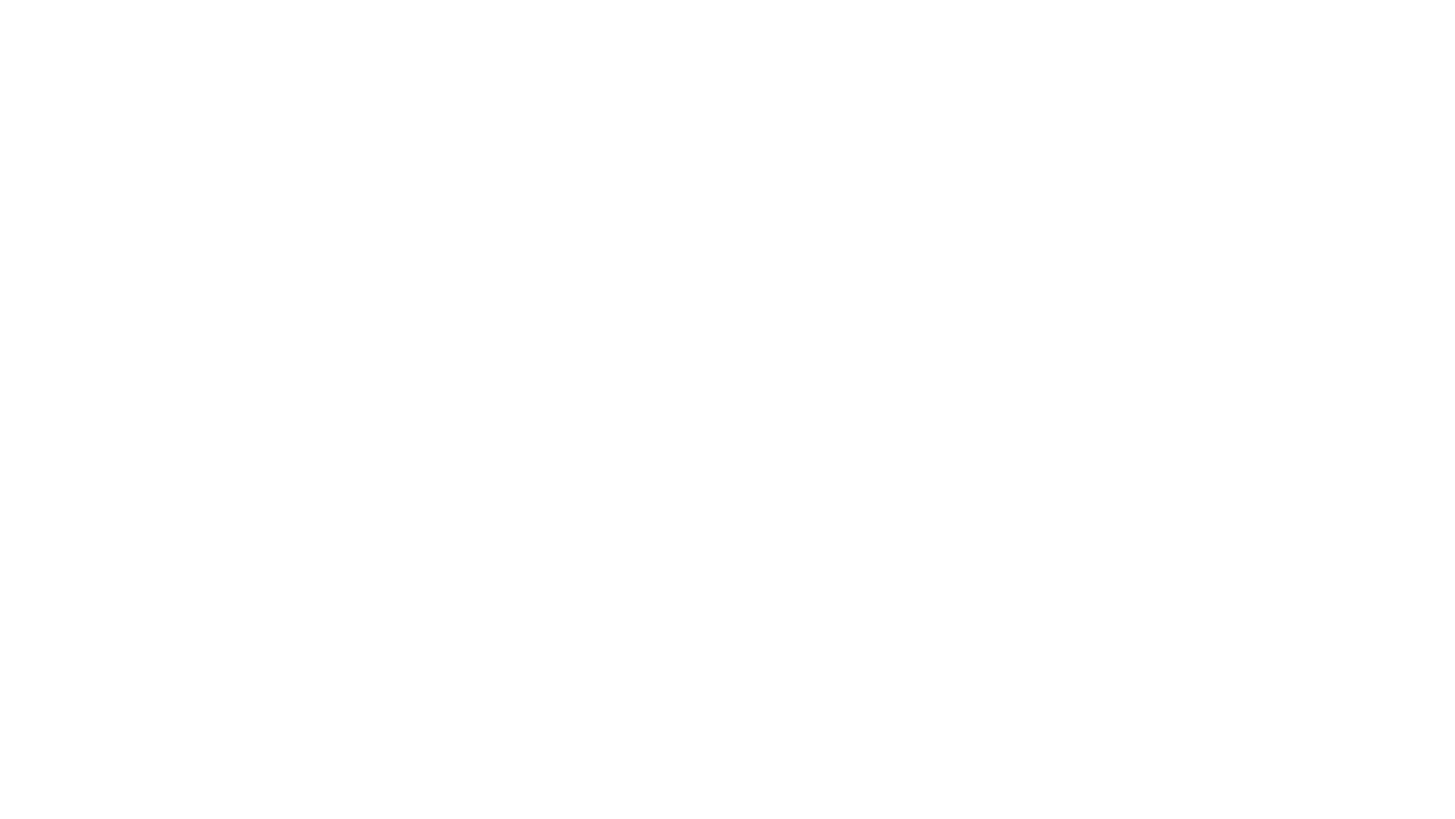
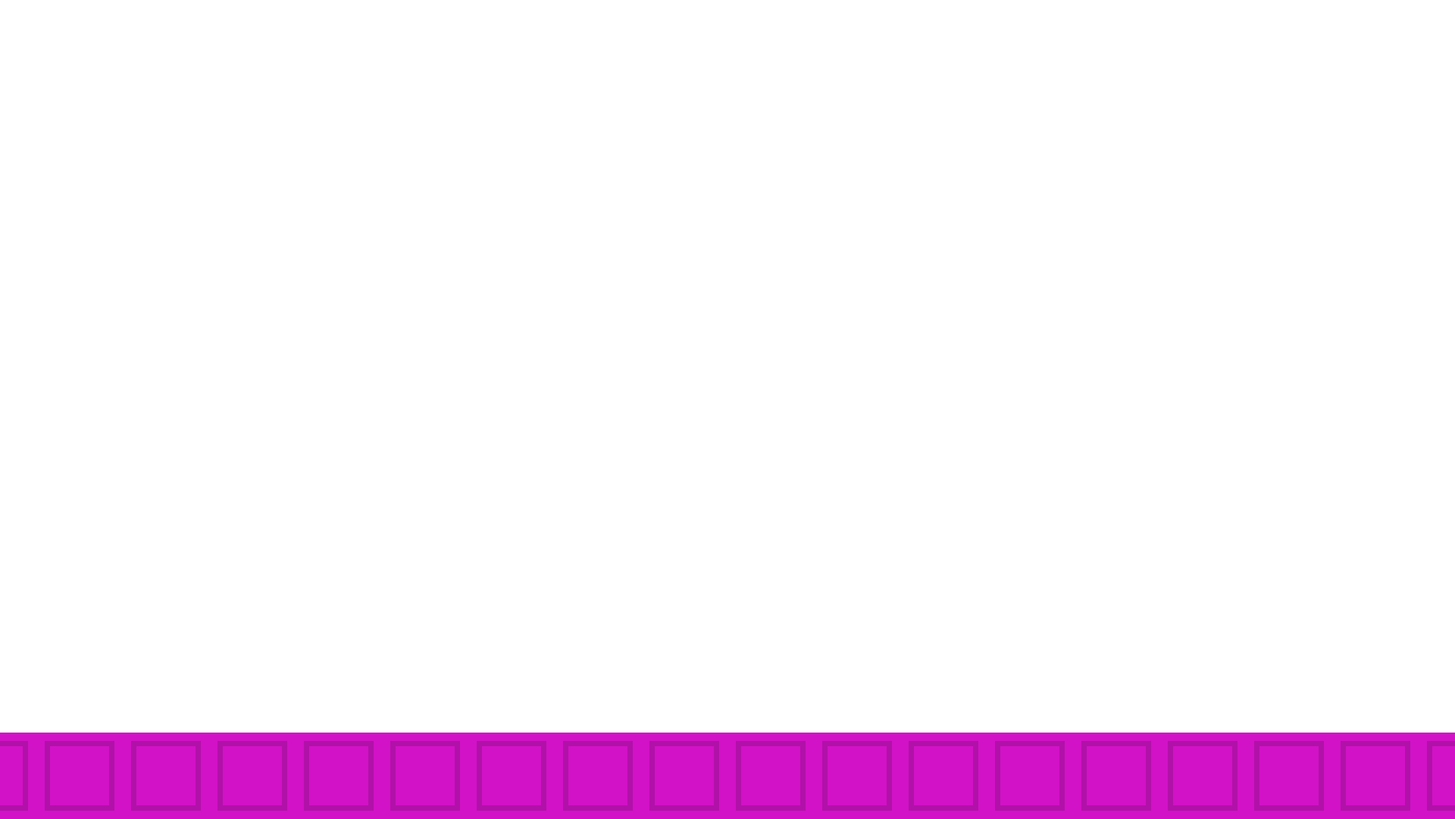
Two versions of the same layered image (1455x819). Layer-by-layer changes:
added layer "Layer 1 copy 7" above "frame" over [0, 732, 1455, 819]
added group "frame" with 2 layers above "Background" over [145, 732, 1310, 738]
moved "Rectangle 2" into group "frame" over [720, 732, 736, 737]
moved "Rectangle 1" into group "frame" over [145, 732, 1310, 738]
